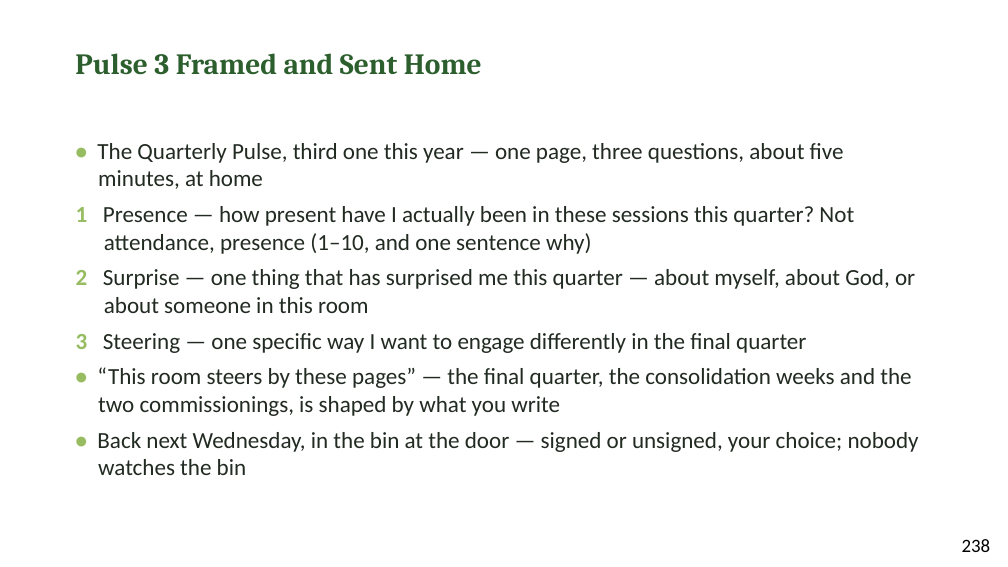
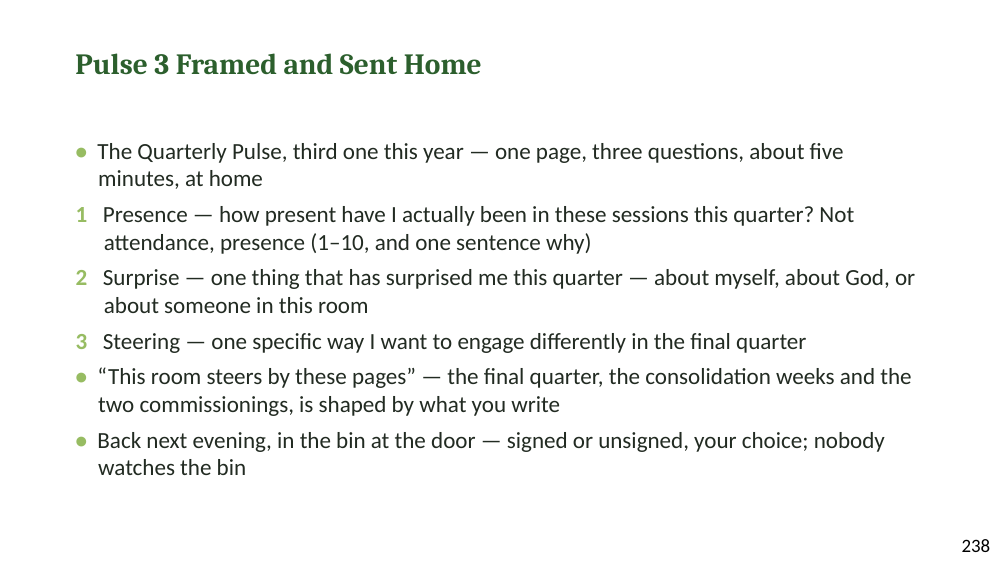
Before and after one commit to jgtittle-ministries/fellowship-of-the-heart-pilot-at-cca-dev, a slide deck: slide 10 of _implementation-notes/evening-series/FotH Evening Session 16 Slides DRAFT v1.pptx. Drawn at 1008x567 pixels with LibreOffice and Linux fonts; fonts in the diff are those of the drawing. Boxes give left, top, right and bottom in pixels: in the first picture for what was removed or moved away, otherwise in the second. Text is boxed around its words. In the diff, an @@ line names an element or a change of style, - is before the commit and + after.

```diff
--- a/_implementation-notes/evening-series/FotH Evening Session 16 Slides DRAFT v1.pptx
+++ b/_implementation-notes/evening-series/FotH Evening Session 16 Slides DRAFT v1.pptx
@@ text at <box>97,432,885,475</box>: text changed @@
-• Back next Wednesday, in the bin at the door — signed or unsigned, your choice; nobody watches the bin
+• Back next evening, in the bin at the door — signed or unsigned, your choice; nobody watches the bin
```
Also in this commit, not shown: 1 other slide changed, 34 other files.
